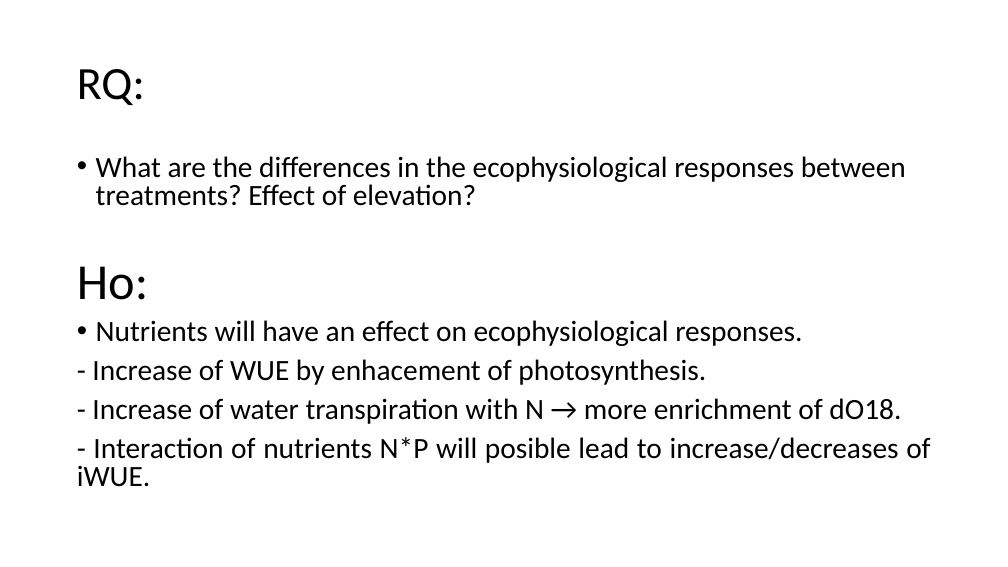
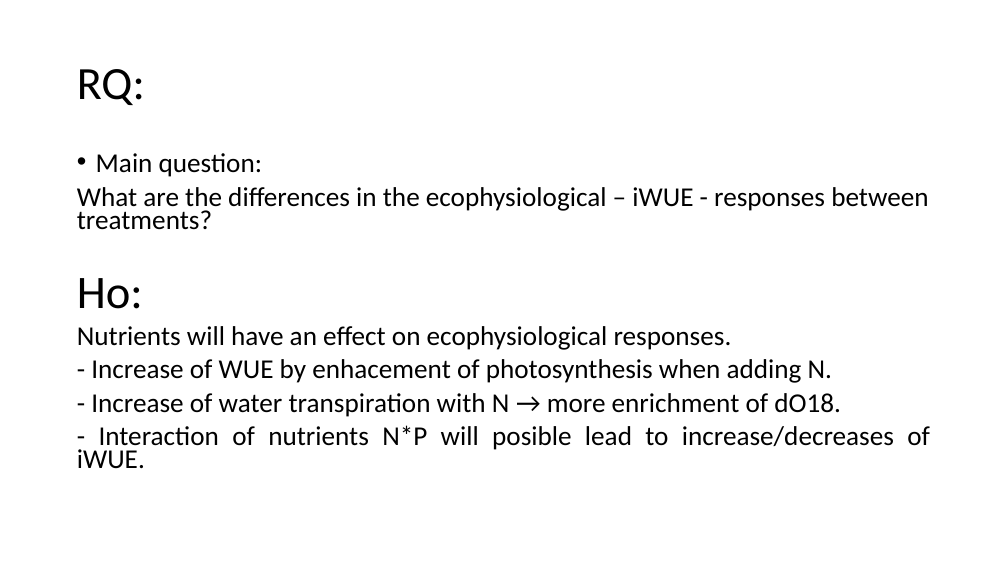
Before and after one commit to ajchavez94/NUMEX_preliminar, a slide deck: slide 5 of NUMEX_pre_RStudio/NUMEX results.pptx (slide 2 before the commit). Drawn at 1008x567 pixels with LibreOffice and Linux fonts; fonts in the diff are those of the drawing. Boxes give left, top, right and bottom in pixels: in the first picture for what was removed or moved away, otherwise in the second. Text is boxed around its words. In the diff, an @@ line names an element or a change of style, - is before the commit and + after.

```diff
--- a/NUMEX_pre_RStudio/NUMEX results.pptx
+++ b/NUMEX_pre_RStudio/NUMEX results.pptx
@@ text at [77,153,928,230]: text changed; size 28 to 25.9 pt @@
-• What are the differences in the ecophysiological responses between treatments? Effect of elevation?
+• Main question:
+What are the differences in the ecophysiological – iWUE - responses between treatments?
@@ text at [77,278,930,469]: size 48 to 44.4 pt in "Ho:"; size 28 to 25.9 pt in "Nutrients will have an effect on ecophysiological ...", "- Increase of water transpiration with N ...", "- Interaction of nutrients N*P will posible ..."; line spacing 0.8 to 0.7; bullet • to none @@
@@ text at [91,359,832,383]: text changed; size 28 to 25.9 pt @@
-- Increase of WUE by enhacement of photosynthesis.
+- Increase of WUE by enhacement of photosynthesis when adding N.
```
Also in this commit, not shown: 15 other slides changed, 12 slides added, 4 slides removed, 30 other files.
